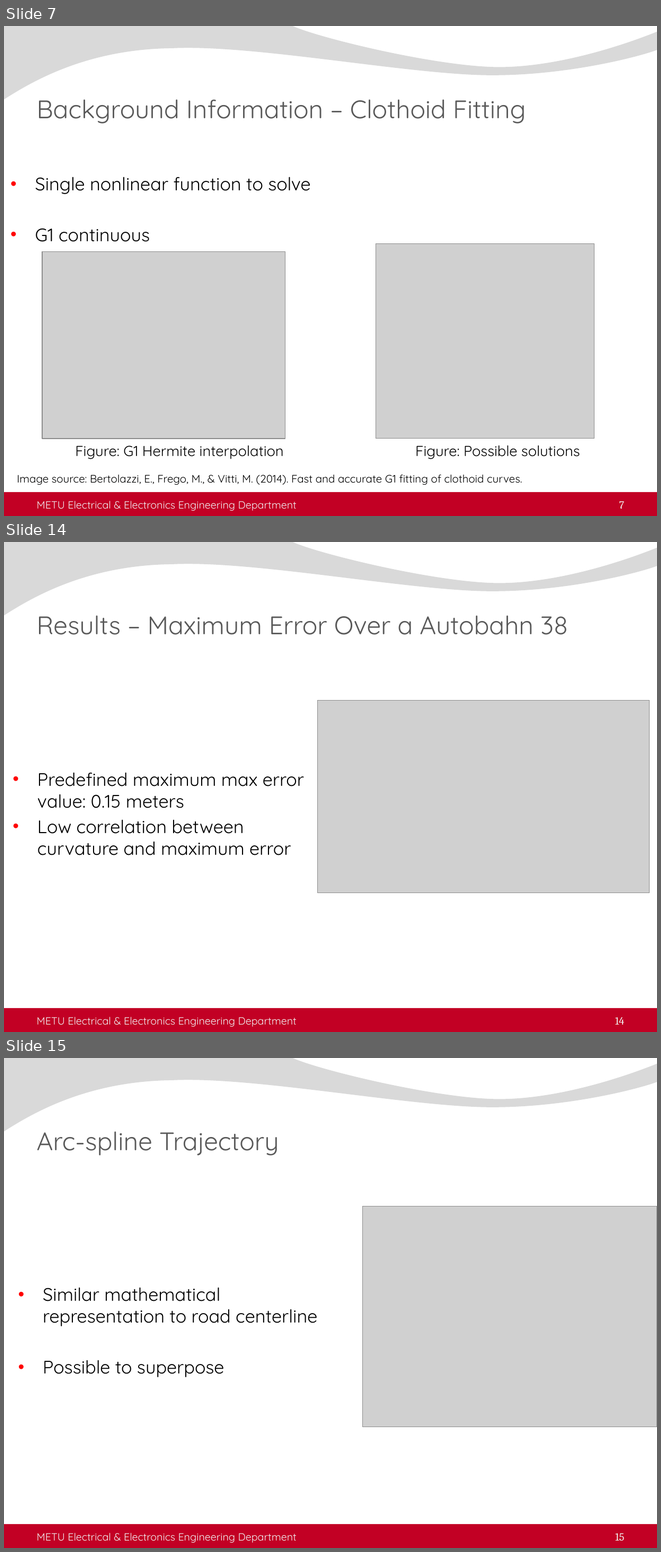
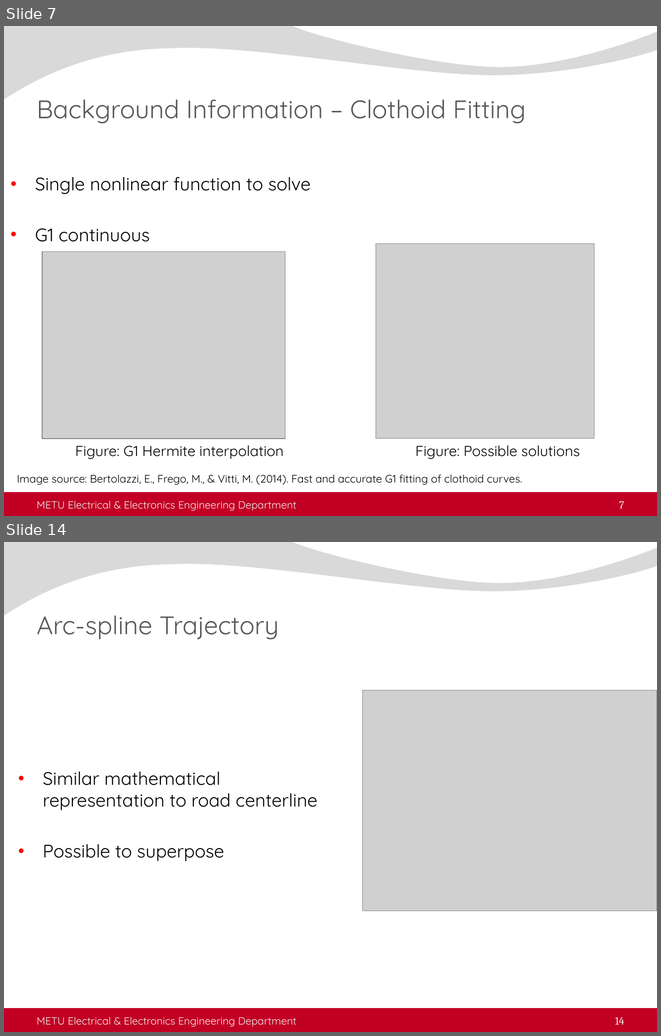
Before and after one commit to AtakanQ/thesis, a slide deck: thesisDefense.pptx. Shown one above the other, each under a label of ours: slides 7, 14 and 15 before the commit, slides 7 and 14 after it; the slides between them are not shown. The pictures are 661x1552 and 661x1036 pixels, drawn with LibreOffice and Linux fonts; fonts in the diff are those of the drawing; grey boxes stand for pictures; background and template pictures are left out. Boxes give left, top, right and bottom in pixels: in the first picture for what was removed or moved away, otherwise in the second. Text is boxed around its words. In the diff, an @@ line names an element or a change of style, - is before the commit and + after.

```diff
--- a/thesisDefense.pptx
+++ b/thesisDefense.pptx
@@ slide 14 removed at (4,542,657,1032), background picture (left out); not listed: 2 template elements that a slide beside it also shows @@
@@ title removed at (37,615,568,635) @@
-Results – Maximum Error Over a Autobahn 38
@@ picture removed at (317,700,649,892) @@
@@ text removed at (37,772,304,855) @@
-• Predefined maximum max error value: 0.15 meters
-• Low correlation between curvature and maximum error
@@ text removed at (37,1016,297,1026) @@
-METU Electrical & Electronics Engineering Department
@@ page number removed at (615,1017,625,1024) @@
-14
@@ what was slide 15 is now slide 14 @@
@@ page number at (615,1017,625,1024): text changed @@
-15
+14
```
Also in this commit, not shown: 6 slides changed, 1 slide added, 1 other slide removed.
